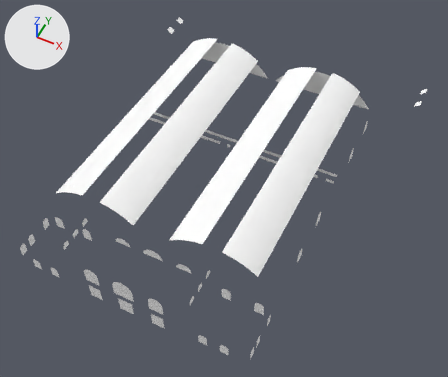
Two versions of the OBJ model Assets/models/maps/railhead/railhead_glass.obj, one commit apart.
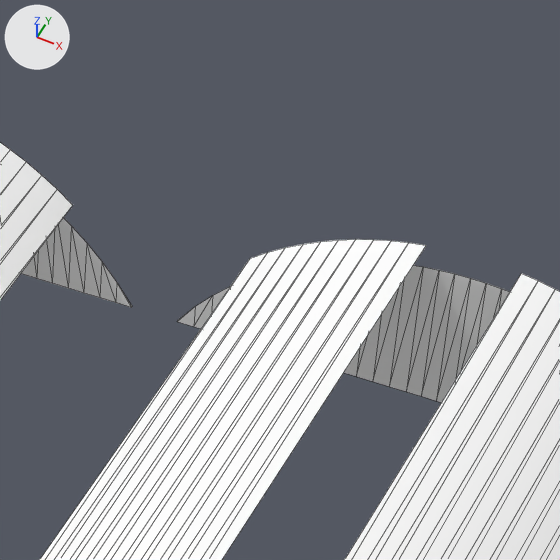
Each version is shown whole from a 50 mm lens placed at (2048.0, -3978.0, 4835.0), pointed at (128.0, -138.0, 36.0), then close up on the part from 55% to 76% of the width and 7% to 32% of the height. Arrows for +X, +Y and +Z are at upper left; the lights stay in place. The last two pictures show the newer version. The close-ups show mesh edges as thin lines. Where no turn or scale is listed for an object, it has been applied to the vertices. Vertices at exactly the same position are counted once.

The first close-up shows 'railhead_glass'.
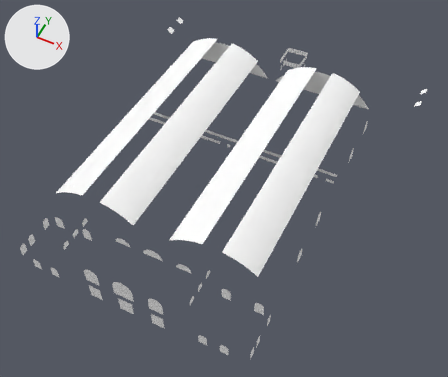
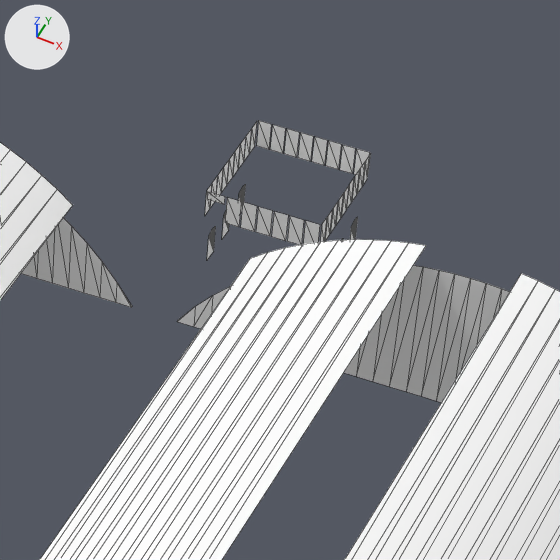
Pixel boxes (x1, y1, x2, y2) of what changed, in the close-ups (560 x 560 px):
'railhead_glass', reshaped: before (0, 143, 560, 560); after (0, 121, 560, 560)
part 1 of me_railhead_glass, added: after (205, 121, 371, 260)

What the commit changed:
Material 'rw_signal_box_glass' (mat_rw_signal_box_glass) is new.
Its base color is (1.0, 1.0, 1.0) (white #ffffff).
Its roughness is 1.0.
me_railhead_glass is used by ob_railhead_glass; location (0.0, 0.0, 0.0).
me_railhead_glass had 806 vertices, 696 faces and spanned x -1630.0..1630.0, y -1800.0..2080.0, z 0.0..695.0.
me_railhead_glass now has 1052 vertices, 864 faces and spans x -1630.0..1630.0, y -1800.0..2176.0, z 0.0..695.0.
Part 1, on me_railhead_glass:
80 vertices are added at x -126.0..126.0, y 1904.0..2176.0, z 30.0..231.0.
76 new vertices lie (0.0, 0.0, 64.0) away from vertices in x -126.0..126.0, y 1904.0..2176.0, z 30.0..167.0.
6 new vertices lie (0.0, -2.0, 65.0) away from vertices in x -126.0..126.0, y 1978.0..2138.0, z 30.0.
6 new vertices lie (0.0, -4.0, 66.0) away from vertices in x -126.0..126.0, y 1978.0..2138.0, z 30.0.
6 new vertices lie (0.0, -6.0, 67.0) away from vertices in x -126.0..126.0, y 1978.0..2138.0, z 30.0.
6 new vertices lie (0.0, -9.0, 68.0) away from vertices in x -126.0..126.0, y 1978.0..2138.0, z 30.0.
6 new vertices lie (0.0, -11.0, 68.0) away from vertices in x -126.0..126.0, y 1978.0..2138.0, z 30.0.
6 new vertices lie (0.0, -13.0, 69.0) away from vertices in x -126.0..126.0, y 1978.0..2138.0, z 30.0.
6 new vertices lie (0.0, -16.0, 69.0) away from vertices in x -126.0..126.0, y 1978.0..2138.0, z 30.0.
6 new vertices lie (0.0, -18.0, 69.0) away from vertices in x -126.0..126.0, y 1978.0..2138.0, z 30.0.
6 new vertices lie (0.0, -20.0, 69.0) away from vertices in x -126.0..126.0, y 1978.0..2138.0, z 30.0.
6 new vertices lie (0.0, -23.0, 69.0) away from vertices in x -126.0..126.0, y 1978.0..2138.0, z 30.0.
6 new vertices lie (0.0, -25.0, 68.0) away from vertices in x -126.0..126.0, y 1978.0..2138.0, z 30.0.
6 new vertices lie (0.0, -27.0, 68.0) away from vertices in x -126.0..126.0, y 1978.0..2138.0, z 30.0.
6 new vertices lie (0.0, -30.0, 67.0) away from vertices in x -126.0..126.0, y 1978.0..2138.0, z 30.0.
6 new vertices lie (0.0, -32.0, 66.0) away from vertices in x -126.0..126.0, y 1978.0..2138.0, z 30.0.
6 new vertices lie (0.0, -34.0, 65.0) away from vertices in x -126.0..126.0, y 1978.0..2138.0, z 30.0.
168 new faces join them, mat_rw_signal_box_glass (white #ffffff).
me_railhead_glass gains material mat_rw_signal_box_glass (white #ffffff).
